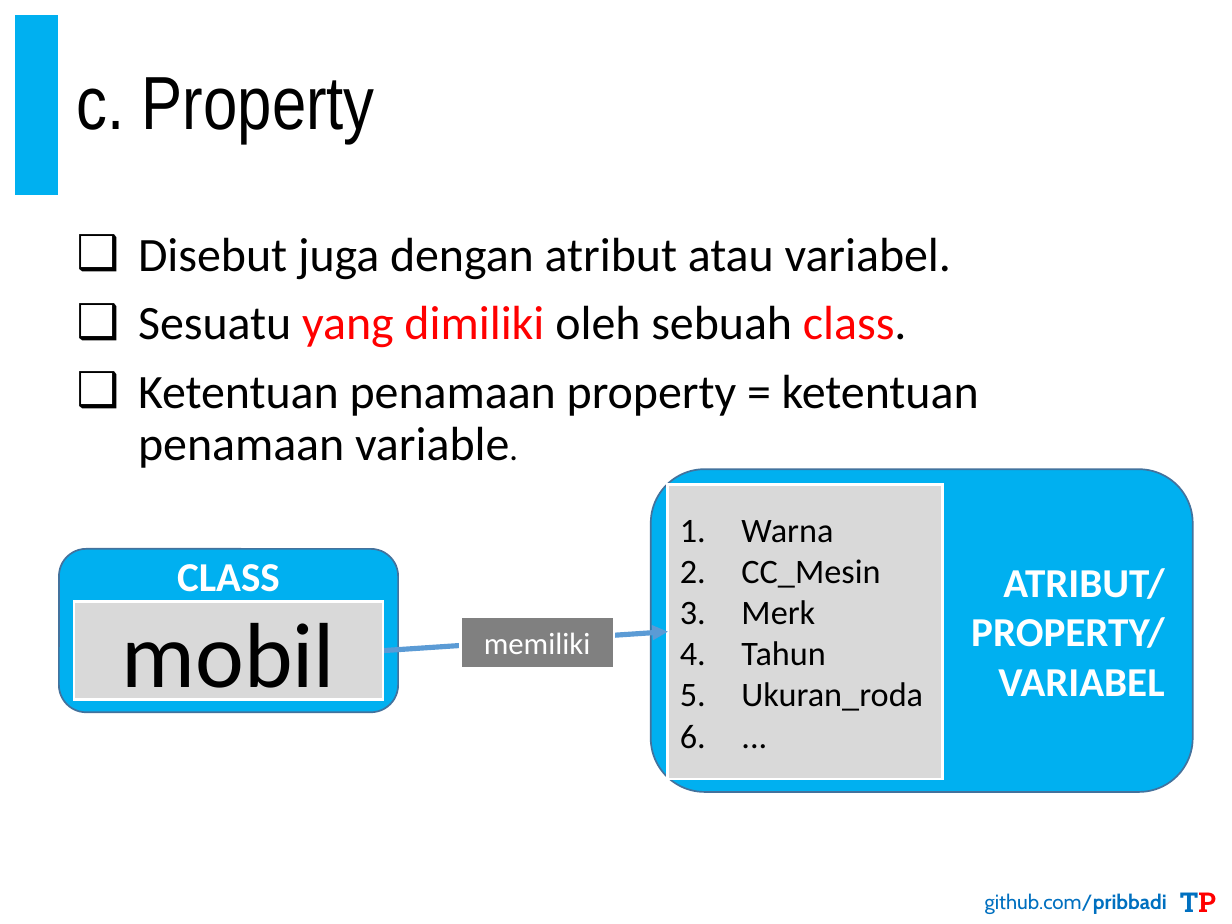
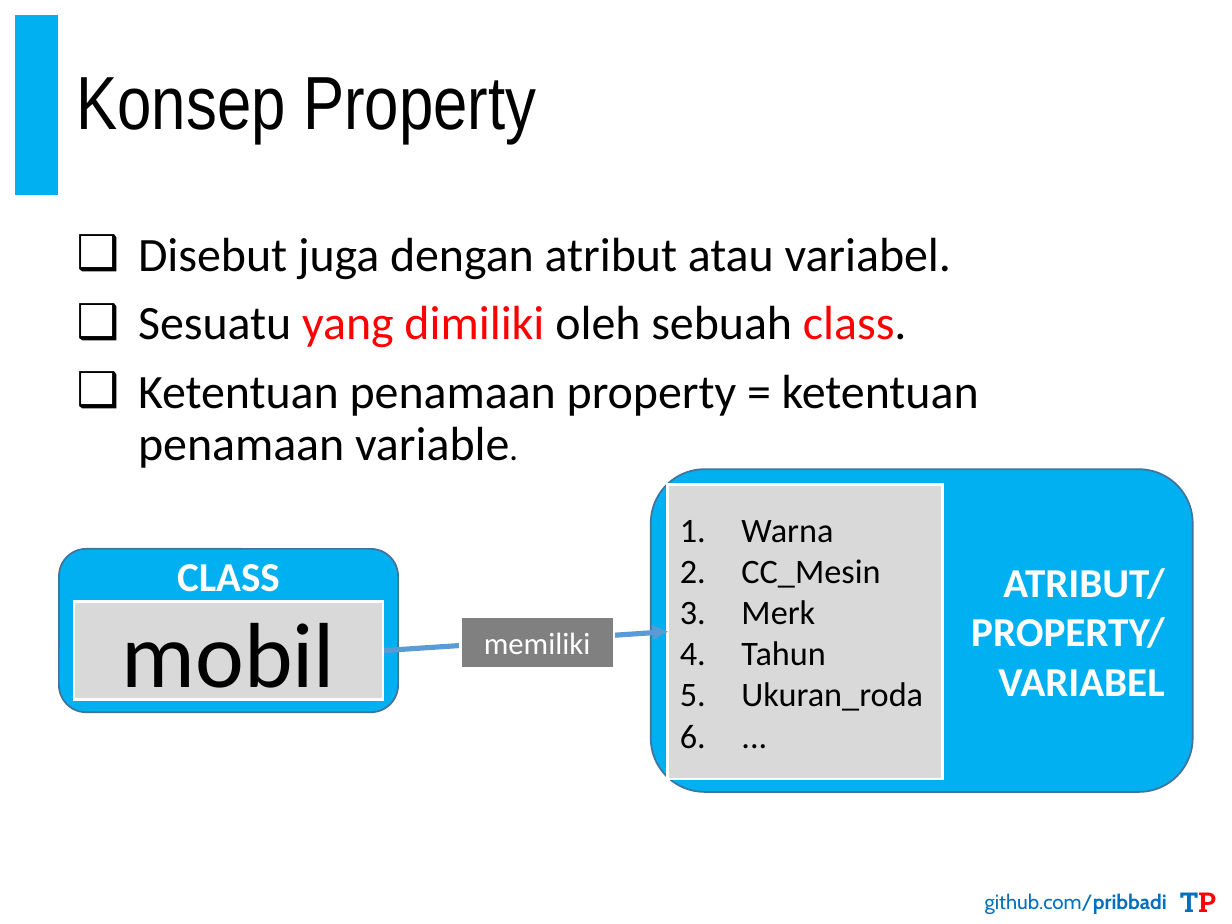
Before and after one commit to pribbadi/PBO-TI20192020-3-4, a slide deck: slide 15 of 1. Bahan Ajar/PribadiTeguh-PBO-TI20192020-3-4-03.Pengenalan Pemrograman PBO.pptx (slide 13 before the commit). Drawn at 1232x924 pixels with LibreOffice and Linux fonts; fonts in the diff are those of the drawing. Boxes give left, top, right and bottom in pixels: in the first picture for what was removed or moved away, otherwise in the second. Text is boxed around its words. In the diff, an @@ line names an element or a change of style, - is before the commit and + after.

```diff
--- a/1. Bahan Ajar/PribadiTeguh-PBO-TI20192020-3-4-03.Pengenalan Pemrograman PBO.pptx
+++ b/1. Bahan Ajar/PribadiTeguh-PBO-TI20192020-3-4-03.Pengenalan Pemrograman PBO.pptx
@@ title at box(76, 77, 536, 143): text changed @@
-c. Property
+Konsep Property
```
Also in this commit, not shown: 6 other slides changed, 4 slides added, 13 slides removed, 43 other files.
